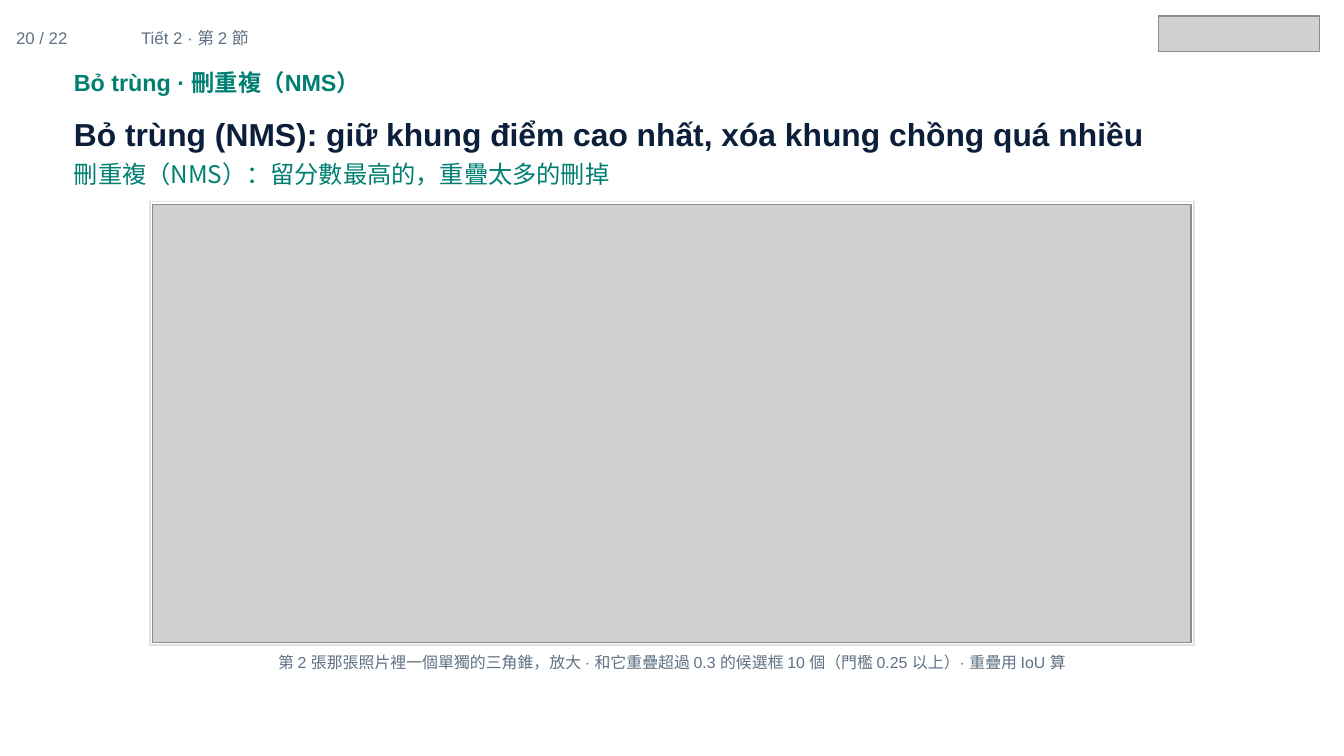
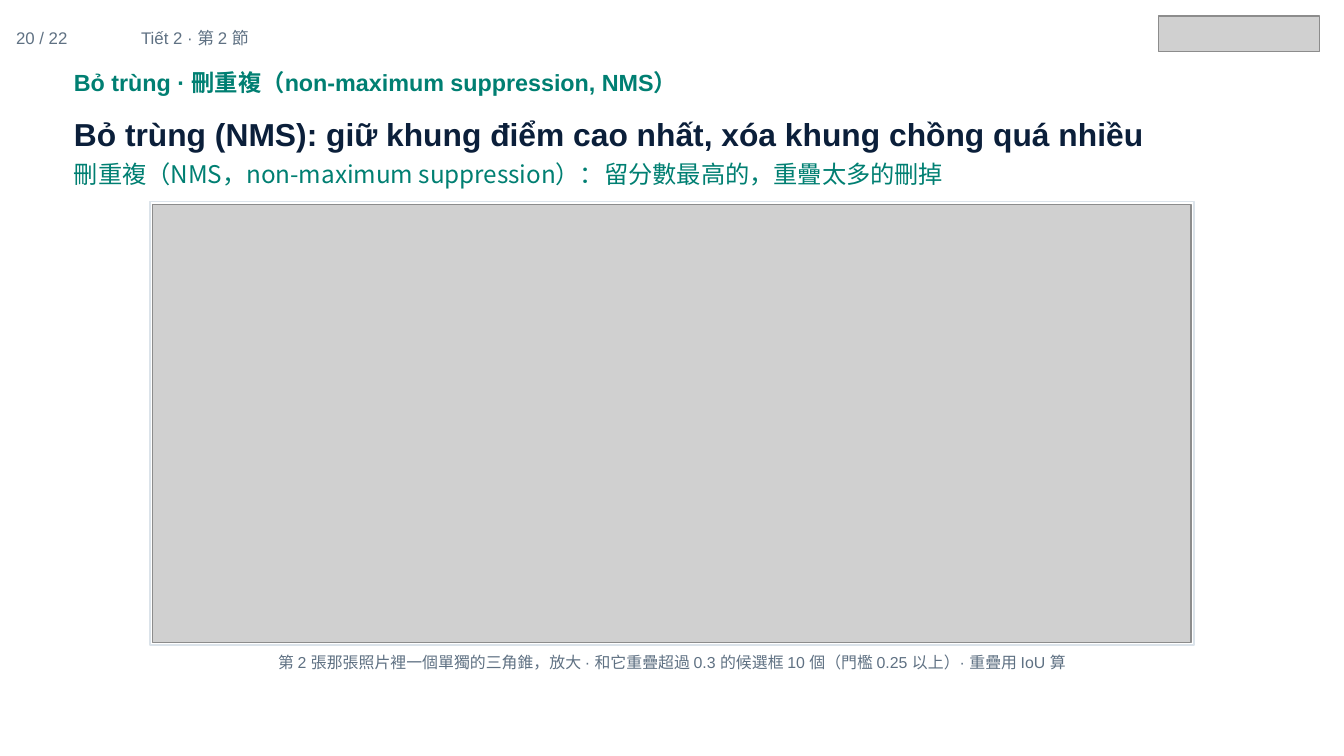
Before and after one commit to ch-neural/MITUST-Principles-of-Self-Driving-Cars, a slide deck: slide 20 of 第十週(11-12)/第十週_第2節_簡報.pptx. Drawn at 1344x756 pixels with LibreOffice and Linux fonts; fonts in the diff are those of the drawing; grey boxes stand for pictures. Boxes give left, top, right and bottom in pixels: in the first picture for what was removed or moved away, otherwise in the second. Text is boxed around its words. In the diff, an @@ line names an element or a change of style, - is before the commit and + after.

```diff
--- a/第十週(11-12)/第十週_第2節_簡報.pptx
+++ b/第十週(11-12)/第十週_第2節_簡報.pptx
@@ text at (74,71,677,96): text changed @@
-Bỏ trùng · 刪重複（NMS）
+Bỏ trùng · 刪重複（non-maximum suppression, NMS）
@@ text at (74,162,943,189): text changed @@
-刪重複（NMS）：留分數最高的，重疊太多的刪掉
+刪重複（NMS，non-maximum suppression）：留分數最高的，重疊太多的刪掉
```
Also in this commit, not shown: 18 other slides changed, 5 other files.
